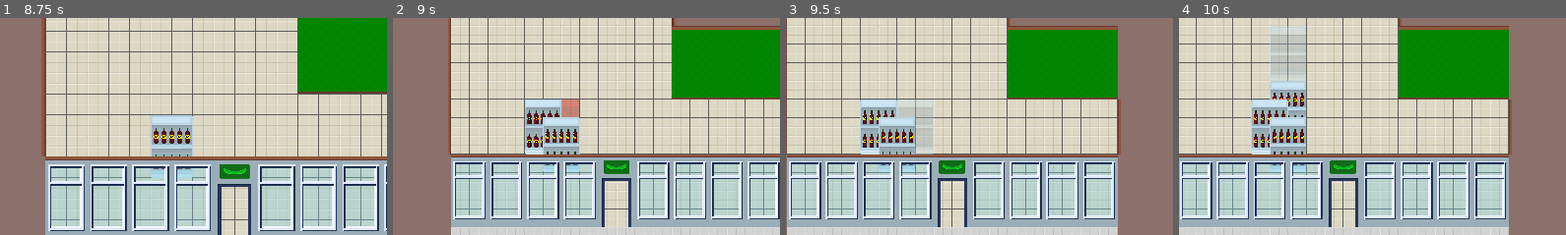
Above: before the commit, frames 1-4 (left to right).
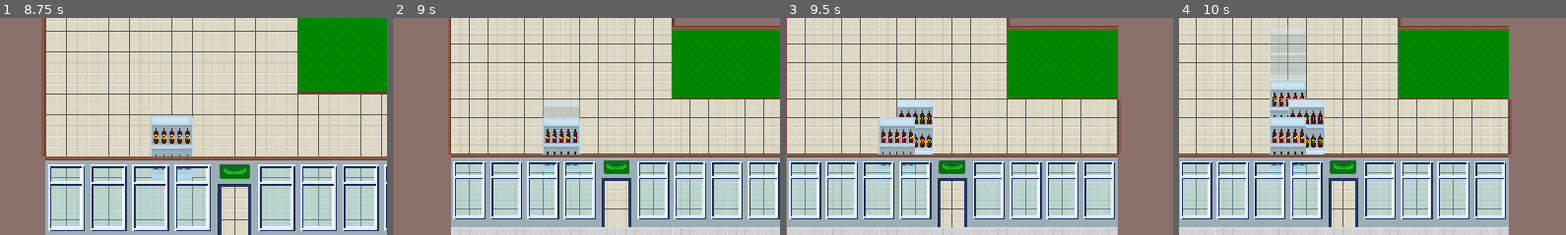
Above: after the commit, the same moments.

Repository: baransu/krakjam2024
Game: Godot game, scene res://game.tscn
The game is run twice, just before and just after one commit, with the same random seed, the same clock (stepped at 60 frames per second) and the same inputs.
Inputs (mouse positions are % of the whole screen's width and height, from its top left):
- Up to frame 1 (8.75 s): click (13, 8) at 0.5 s; click (23, 8) at 1.25 s; click (23, 92) at 2 s; click (30, 92) at 2.75 s; click (35, 92) at 3.5 s; click (40, 92) at 4.25 s; click (45, 92) at 5.02 s; click (69, 92) at 5.75 s; click (75, 92) at 6.52 s; tap Enter at 7.25 s; move the mouse to (72, 46) at 7.27 s; press the mouse at (72, 46) at 7.28 s; hold D (move_right) 7.28-8 s; release the mouse at (72, 46) at 8 s; drag from (30, 56) to (63, 44) at 8.02 s
- Up to frame 2 (9 s): tap Space at 8.75 s; move the mouse to (30, 53) at 8.77 s; hold D (move_right) from 8.78 s (still down); hold Mouse wheel up (zoom_in) from 8.78 s (still down)
- Up to frame 3 (9.5 s): keep holding D (move_right); keep holding Mouse wheel up (zoom_in); click (30, 53) at 9.05 s
- Up to frame 4 (10 s): release D (move_right) at 9.5 s; release Mouse wheel up (zoom_in) at 9.5 s; drag from (19, 49) to (19, 36) at 9.52 s
The pictures show only the part of the screen within x 8-58%, y 24-74%; the shares and areas given below are measured in that part.

Frame 1 is identical in both runs. In frame 2, 1.9% of the frame differs, in the area x 34-49%, y 37-63%; in frame 3, 3.0%, in the area x 19-39%, y 37-63%; in frame 4, 3.0%.

Commit message:
fix: placing with right click

Diff:
--- a/builder.gd
+++ b/builder.gd
@@ -45,9 +45,8 @@
 		GameState.Tool.PLACE:
 			template.global_position = pos
 
-			if event is InputEventMouseButton && template.can_build:
-				if event.is_pressed():
-					place_buildable(pos)
+			if event.is_action_pressed("place") && template.can_build:
+				place_buildable(pos)
 
 		_:
 			pass
--- a/project.godot
+++ b/project.godot
@@ -66,6 +66,11 @@
 "events": [Object(InputEventMouseButton,"resource_local_to_scene":false,"resource_name":"","device":-1,"window_id":0,"a …(253 unchanged characters)…
 ]
 }
+place={
+"deadzone": 0.5,
+"events": [Object(InputEventMouseButton,"resource_local_to_scene":false,"resource_name":"","device":-1,"window_id":0,"alt_pressed":false,"shift_pressed":false,"ctrl_pressed":false,"meta_pressed":false,"button_mask":0,"position":Vector2(0, 0),"global_position":Vector2(0, 0),"factor":1.0,"button_index":1,"canceled":false,"pressed":false,"double_click":false,"script":null)
+]
+}
 
 [layer_names]
 
